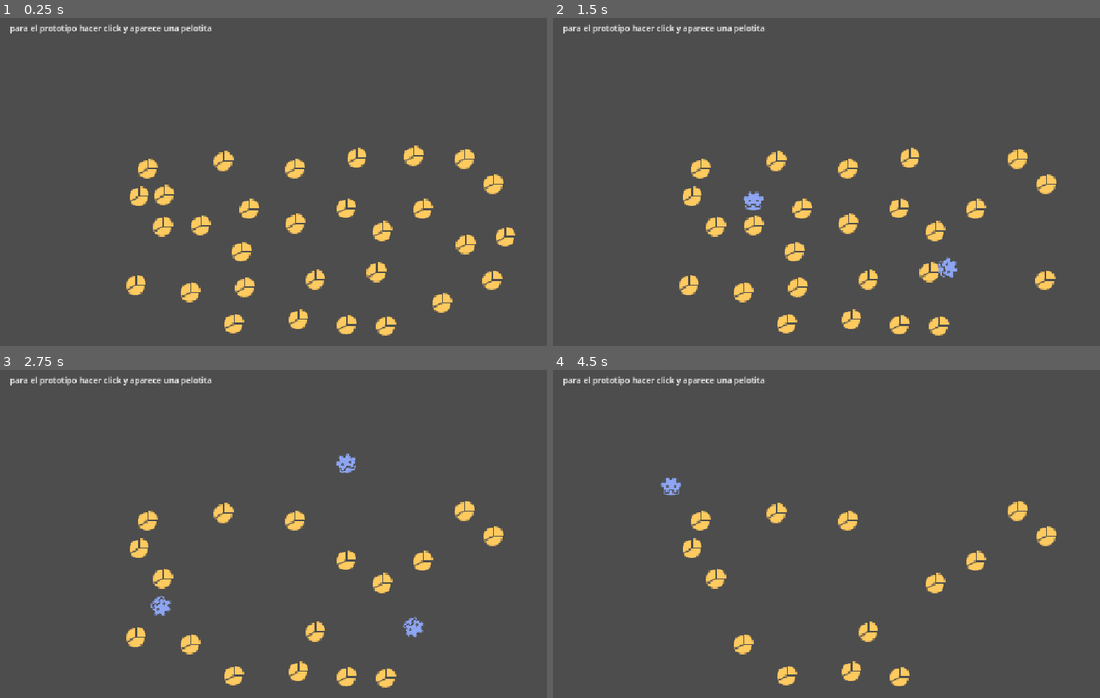
Above: before the commit, frames 1-4 (two rows, left to right).
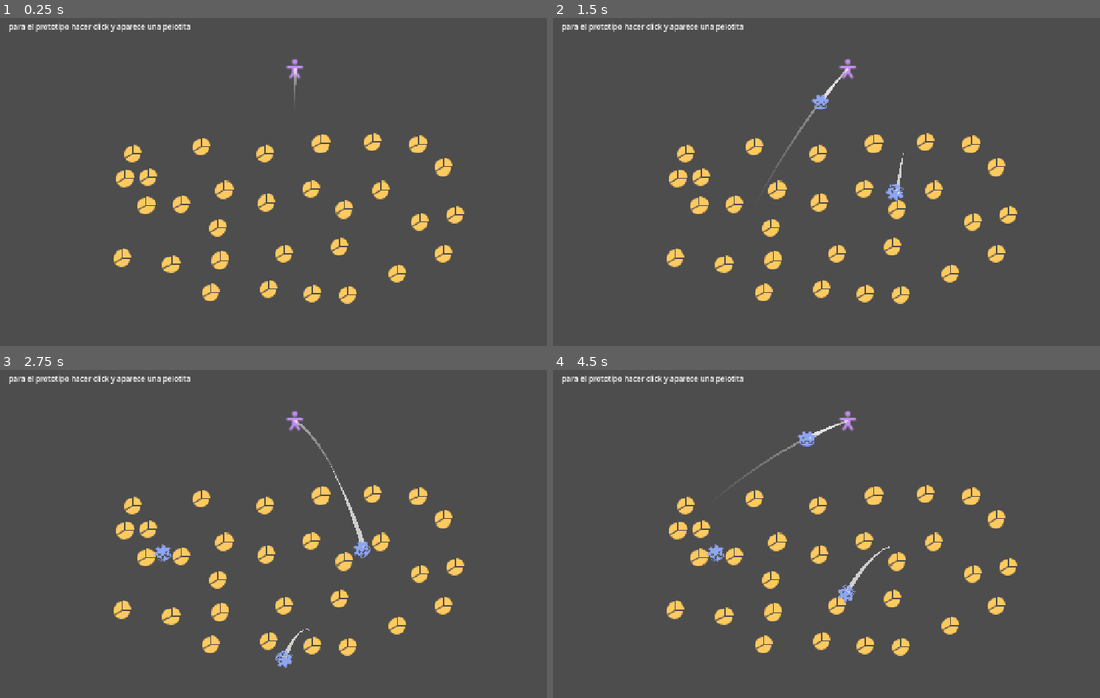
Above: after the commit, the same moments.

Repository: Markynico/LUJ-2026
Game: Godot game, scene res://escenas/prueba_escena.tscn
The game is run twice, just before and just after one commit, with the same random seed, the same clock (stepped at 60 frames per second) and the same inputs.
Inputs (mouse positions are in pixels of both pictures, inside the frame that each line leads up to):
- Up to frame 1 (0.25 s): no input
- Up to frame 2 (1.5 s): tap Y at 0.5, 1.25 s; move the mouse to (979, 162) at 0.52 s; click (979, 162) at 0.6 s; move the mouse to (728, 195) at 1.27 s; click (728, 195) at 1.35 s
- Up to frame 3 (2.75 s): tap Y at 2 s; move the mouse to (355, 458) at 2.02 s; click (355, 458) at 2.1 s
- Up to frame 4 (4.5 s): tap Y at 2.75, 3.5, 4.25 s; move the mouse to (821, 599) at 2.77 s; click (821, 599) at 2.85 s; move the mouse to (1023, 583) at 3.52 s; click (1023, 583) at 3.6 s; move the mouse to (673, 481) at 4.27 s; click (673, 481) at 4.35 s

The runs differ from the first frame. In frame 1, 8.8% of the frame differs, in the area x 1-95%, y 1-97%; in frame 2, 8.6%; in frame 3, 7.7%; in frame 4, 7.2%.

Commit message:
estela movimiento, trayectoria y base de resources para pelotitas

Diff:
--- /dev/null
+++ b/luj-2026/escenas/bola_de_pelos.tscn
@@ -0,0 +1,37 @@
+[gd_scene format=3 uid="uid://dccnge8bwnhmv"]
+
+[ext_resource type="Script" uid="uid://7uwexjujii6u" path="res://scripts/bola_de_pelos.gd" id="1_q2vq6"]
+[ext_resource type="Resource" uid="uid://douq6aja55n77" path="res://scripts/pelotitas_custom/espejito1.tres" id="2_rguhl"]
+[ext_resource type="Texture2D" uid="uid://bsk14c2sew84m" path="res://iconos_custom/gobot.svg" id="2_unop5"]
+[ext_resource type="AudioStream" uid="uid://c6rjkabpuu3sj" path="res://sonidos/sonido_pop.wav" id="3_unop5"]
+[ext_resource type="PackedScene" uid="uid://dmexovyecfyo4" path="res://escenas/componentes/estela_movimiento.tscn" id="4_tra1g"]
+
+[sub_resource type="CircleShape2D" id="CircleShape2D_37ege"]
+radius = 19.026299
+
+[node name="BolaDePelos" type="RigidBody2D" unique_id=660631560 node_paths=PackedStringArray("audio", "estela_movimiento")]
+z_index = 1
+contact_monitor = true
+max_contacts_reported = 2
+script = ExtResource("1_q2vq6")
+audio = NodePath("AudioRebote")
+tipo_pelotita = ExtResource("2_rguhl")
+estela_movimiento = NodePath("EstelaMovimiento")
+
+[node name="Sprite2D" type="Sprite2D" parent="." unique_id=1381481664]
+texture_filter = 1
+scale = Vector2(2.5, 2.5)
+texture = ExtResource("2_unop5")
+
+[node name="CollisionShape2D" type="CollisionShape2D" parent="." unique_id=1988233965]
+shape = SubResource("CircleShape2D_37ege")
+
+[node name="AudioRebote" type="AudioStreamPlayer" parent="." unique_id=787173903]
+unique_name_in_owner = true
+stream = ExtResource("3_unop5")
+volume_db = -0.5
+
+[node name="EstelaMovimiento" parent="." unique_id=817457491 node_paths=PackedStringArray("body") instance=ExtResource("4_tra1g")]
+body = NodePath("..")
+
+[connection signal="body_shape_entered" from="." to="." method="_on_body_shape_entered"]
--- /dev/null
+++ b/luj-2026/escenas/componentes/disparador_pelotita.tscn
@@ -0,0 +1,17 @@
+[gd_scene format=3 uid="uid://brhfmi38jresg"]
+
+[ext_resource type="Script" uid="uid://de507lqpxv4vx" path="res://scripts/disparador_pelotita.gd" id="1_k5sp8"]
+[ext_resource type="PackedScene" uid="uid://dccnge8bwnhmv" path="res://escenas/bola_de_pelos.tscn" id="2_of528"]
+[ext_resource type="Texture2D" uid="uid://copta8wcxywct" path="res://iconos_custom/person_body.svg" id="3_of528"]
+[ext_resource type="PackedScene" uid="uid://bmqhpq2y5tv2w" path="res://escenas/componentes/trayectoria_disparo.tscn" id="4_c1g5h"]
+
+[node name="DisparadorPelotita" type="Node2D" unique_id=1250010144]
+script = ExtResource("1_k5sp8")
+escena_pelotita_prueba = ExtResource("2_of528")
+
+[node name="Sprite2D" type="Sprite2D" parent="." unique_id=769145456]
+scale = Vector2(3, 3)
+texture = ExtResource("3_of528")
+
+[node name="TrayectoriaDisparo" parent="." unique_id=2096489121 node_paths=PackedStringArray("disparador") instance=ExtResource("4_c1g5h")]
+disparador = NodePath("..")
--- /dev/null
+++ b/luj-2026/escenas/componentes/estela_movimiento.tscn
@@ -0,0 +1,17 @@
+[gd_scene format=3 uid="uid://dmexovyecfyo4"]
+
+[ext_resource type="Script" uid="uid://cs0857v0ve0tm" path="res://scripts/estela_movimiento.gd" id="1_l8ec8"]
+
+[sub_resource type="Curve" id="Curve_tra1g"]
+_data = [Vector2(0, 0), 0.0, 0.0, 0, 0, Vector2(1, 1), 0.0, 0.0, 0, 0]
+point_count = 2
+
+[sub_resource type="Gradient" id="Gradient_tra1g"]
+offsets = PackedFloat32Array(0.6234568, 1)
+colors = PackedColorArray(1, 1, 1, 1, 1, 1, 1, 0)
+
+[node name="EstelaMovimiento" type="Line2D" unique_id=817457491]
+width_curve = SubResource("Curve_tra1g")
+default_color = Color(1, 1, 1, 0.7294118)
+gradient = SubResource("Gradient_tra1g")
+script = ExtResource("1_l8ec8")
--- /dev/null
+++ b/luj-2026/escenas/componentes/trayectoria_disparo.tscn
@@ -0,0 +1,19 @@
+[gd_scene format=3 uid="uid://bmqhpq2y5tv2w"]
+
+[ext_resource type="Script" uid="uid://b580vvptmr04r" path="res://scripts/trayectoria_disparo.gd" id="1_6vpaq"]
+
+[sub_resource type="Curve" id="Curve_6vpaq"]
+_data = [Vector2(0, 1), 0.0, 0.0, 0, 0, Vector2(1, 0), 0.0, 0.0, 0, 0]
+point_count = 2
+
+[sub_resource type="Gradient" id="Gradient_6vpaq"]
+offsets = PackedFloat32Array(0, 0.43209878)
+colors = PackedColorArray(1, 1, 1, 0.56078434, 1, 1, 1, 0)
+
+[node name="TrayectoriaDisparo" type="Line2D" unique_id=2096489121]
+closed = true
+width = 5.0
+width_curve = SubResource("Curve_6vpaq")
+default_color = Color(1, 1, 1, 0.4117647)
+gradient = SubResource("Gradient_6vpaq")
+script = ExtResource("1_6vpaq")
--- a/luj-2026/escenas/pelotita_estatica_prueba.tscn
+++ b/luj-2026/escenas/pelotita_estatica_prueba.tscn
@@ -1,14 +1,12 @@
 [gd_scene format=3 uid="uid://dy3jqoayfdkwm"]
 
 [ext_resource type="Texture2D" uid="uid://t22vju8kwtq7" path="res://iconos_custom/pie_chart.svg" id="1_dpe3i"]
-[ext_resource type="Script" uid="uid://c2tmnndlvd5mq" path="res://scripts/pelotita_estatica_prueba.gd" id="1_us7wx"]
 [ext_resource type="AudioStream" uid="uid://c6rjkabpuu3sj" path="res://sonidos/sonido_pop.wav" id="3_231nb"]
 
 [sub_resource type="CircleShape2D" id="CircleShape2D_37ege"]
 radius = 20.0
 
 [node name="Pelotita_estatica_prueba" type="StaticBody2D" unique_id=142733400]
-script = ExtResource("1_us7wx")
 
 [node name="Sprite2D" type="Sprite2D" parent="." unique_id=20603333]
 texture_filter = 1
--- a/luj-2026/escenas/pelotita_prueba.tscn
+++ /dev/null
@@ -1,29 +0,0 @@
-[gd_scene format=3 uid="uid://81pksmc2o65u"]
-
-[ext_resource type="Script" uid="uid://bth3a2osj35la" path="res://scripts/pelotita_prueba.gd" id="1_76w8x"]
-[ext_resource type="Texture2D" uid="uid://bsk14c2sew84m" path="res://iconos_custom/gobot.svg" id="1_pbm23"]
-[ext_resource type="AudioStream" uid="uid://c6rjkabpuu3sj" path="res://sonidos/sonido_pop.wav" id="3_5mc1e"]
-
-[sub_resource type="CircleShape2D" id="CircleShape2D_37ege"]
-radius = 20.024984
-
-[node name="PelotitaPrueba" type="RigidBody2D" unique_id=377859241 node_paths=PackedStringArray("audio")]
-contact_monitor = true
-max_contacts_reported = 2
-script = ExtResource("1_76w8x")
-audio = NodePath("AudioStreamPlayer")
-
-[node name="Sprite2D" type="Sprite2D" parent="." unique_id=1018014930]
-texture_filter = 1
-scale = Vector2(2.625, 2.625)
-texture = ExtResource("1_pbm23")
-
-[node name="CollisionShape2D" type="CollisionShape2D" parent="." unique_id=1942622493]
-shape = SubResource("CircleShape2D_37ege")
-
-[node name="AudioStreamPlayer" type="AudioStreamPlayer" parent="." unique_id=1975924498]
-unique_name_in_owner = true
-stream = ExtResource("3_5mc1e")
-volume_db = -0.5
-
-[connection signal="body_shape_entered" from="." to="." method="_on_body_shape_entered"]
--- a/luj-2026/escenas/prueba_escena.tscn
+++ b/luj-2026/escenas/prueba_escena.tscn
@@ -1,16 +1,12 @@
 [gd_scene format=3 uid="uid://dmc7utikh5oir"]
 
-[ext_resource type="Script" uid="uid://wyd6ylcfv1ua" path="res://scripts/script_para_guardar_github.gd" id="1_x6dlq"]
-[ext_resource type="Script" uid="uid://de507lqpxv4vx" path="res://scripts/instanciador_pelotita_prueba.gd" id="2_4lvbr"]
-[ext_resource type="PackedScene" uid="uid://81pksmc2o65u" path="res://escenas/pelotita_prueba.tscn" id="3_jn8va"]
+[ext_resource type="PackedScene" uid="uid://brhfmi38jresg" path="res://escenas/componentes/disparador_pelotita.tscn" id="2_jn8va"]
 [ext_resource type="PackedScene" uid="uid://dy3jqoayfdkwm" path="res://escenas/pelotita_estatica_prueba.tscn" id="4_qjisj"]
 
 [node name="PRUEBA_ESCENA" type="Node2D" unique_id=1045362644]
-script = ExtResource("1_x6dlq")
 
-[node name="InstanciadorPelotita" type="Node" parent="." unique_id=468983718]
-script = ExtResource("2_4lvbr")
-escena_pelotita_prueba = ExtResource("3_jn8va")
+[node name="DisparadorPelotita" parent="." unique_id=59303478 instance=ExtResource("2_jn8va")]
+position = Vector2(639, 118)
 
 [node name="Label" type="Label" parent="." unique_id=1049854138]
 offset_left = 19.0
--- a/luj-2026/iconos_custom/bot.svg
+++ /dev/null
@@ -1 +0,0 @@
-<svg xmlns="http://www.w3.org/2000/svg" width="16" height="16" fill="none" viewBox="0 0 16 16"><path fill="#e0e0e0" d="M8 0a1 1 0 0 1 .5 1.864V4H11a2 2 0 0 1 2 2v6a2 2 0 0 1-2 2H5a2 2 0 0 1-2-2V6a2 2 0 0 1 2-2h2.5V1.864A.998.998 0 0 1 8 0M5 10v2h6v-2zm.5-4a1.5 1.5 0 1 0 0 3 1.5 1.5 0 0 0 0-3m5 0a1.5 1.5 0 1 0 0 3 1.5 1.5 0 0 0 0-3M1.5 7a.5.5 0 0 1 .5.5v3a.5.5 0 0 1-1 0v-3a.5.5 0 0 1 .5-.5M14.5 7a.5.5 0 0 1 .5.5v3a.5.5 0 0 1-1 0v-3a.5.5 0 0 1 .5-.5"/></svg>
--- a/luj-2026/iconos_custom/human.svg
+++ /dev/null
@@ -1 +0,0 @@
-<svg xmlns="http://www.w3.org/2000/svg" width="16" height="16" fill="none" viewBox="0 0 16 16"><path fill="#ffca5f" d="M10.895 12.447A2 2 0 0 1 12 14.237V15H4v-.764a2 2 0 0 1 1.105-1.789L6 12h4zM10 1a3 3 0 0 1 3 3v2a1 1 0 0 1 .102 1.995L13 8l-.004.154A3 3 0 0 1 10 11H6a3 3 0 0 1-2.996-2.846L3 8l-.103-.005A1 1 0 0 1 3 6V4a3 3 0 0 1 3-3zM6 8a2 2 0 1 0 4 0H9a1 1 0 0 1-2 0zm-.5-3a.5.5 0 0 0-.5.5v1a.5.5 0 0 0 1 0v-1a.5.5 0 0 0-.5-.5m5 0a.5.5 0 0 0-.5.5v1a.5.5 0 0 0 1 0v-1a.5.5 0 0 0-.5-.5"/></svg>
--- a/luj-2026/iconos_custom/joypad.svg
+++ /dev/null
@@ -1 +0,0 @@
-<svg xmlns="http://www.w3.org/2000/svg" width="16" height="16" fill="none" viewBox="0 0 16 16"><path fill="#ffca5f" d="M14 3a2 2 0 0 1 2 2v6a2 2 0 0 1-2 2H2a2 2 0 0 1-2-2V5a2 2 0 0 1 2-2zM3 5v2H1v2h2v2h2V9h2V7H5V5zm9 4a1 1 0 1 0 0 2 1 1 0 0 0 0-2m-2-2a1 1 0 1 0 0 2 1 1 0 0 0 0-2m4 0a1 1 0 1 0 0 2 1 1 0 0 0 0-2m-2-2a1 1 0 1 0 0 2 1 1 0 0 0 0-2"/></svg>
--- a/luj-2026/iconos_custom/maquina_de_estados.svg
+++ /dev/null
@@ -1 +0,0 @@
-<svg xmlns="http://www.w3.org/2000/svg" width="16" height="16" fill="none" viewBox="0 0 16 16"><path fill="#c38ef1" d="M15 9a1 1 0 0 1 1 1v4a1 1 0 0 1-1 1h-4a1 1 0 0 1-1-1v-4a1 1 0 0 1 1-1zM9.004 9.922Q9 9.96 9 10v2.48l-2.151-1.72c.096-.235.151-.49.151-.76V8.318zM5 5a1 1 0 0 1 1 1v4a1 1 0 0 1-1 1H1a1 1 0 0 1-1-1V6a1 1 0 0 1 1-1zM9 6q.001.04.004.077L7 7.681V6c0-.27-.055-.526-.151-.76L9 3.518zM15 1a1 1 0 0 1 1 1v4a1 1 0 0 1-1 1h-4a1 1 0 0 1-1-1V2a1 1 0 0 1 1-1z"/></svg>
--- /dev/null
+++ b/luj-2026/iconos_custom/sphere.svg
@@ -0,0 +1 @@
+<svg xmlns="http://www.w3.org/2000/svg" width="16" height="16" fill="none" viewBox="0 0 16 16"><path fill="#ffca5f" d="M8 1a7 7 0 1 1 0 14A7 7 0 0 1 8 1m-.343 2.414c-.78-.781-2.364-.464-3.536.707-1.171 1.172-1.488 2.755-.707 3.536s2.365.465 3.536-.707c1.172-1.171 1.488-2.755.707-3.536"/></svg>
--- a/luj-2026/project.godot
+++ b/luj-2026/project.godot
@@ -17,6 +17,8 @@
 
 [display]
 
+window/size/viewport_width=1280
+window/size/viewport_height=720
 window/stretch/mode="canvas_items"
 window/stretch/aspect="expand"
 
@@ -25,7 +27,9 @@
 folder_colors={
 "res://assets/": "blue",
 "res://escenas/": "green",
-"res://iconos_custom/": "yellow"
+"res://iconos_custom/": "yellow",
+"res://scripts/": "purple",
+"res://sonidos/": "teal"
 }
 
 [input]
--- /dev/null
+++ b/luj-2026/scripts/bola_de_pelos.gd
@@ -0,0 +1,27 @@
+@icon("res://iconos_custom/sphere.svg")
+class_name BolaDePelos
+extends RigidBody2D
+
+@export var fuerza_rebote : float = 350 #TODO, por ahora existe aca pero podria ser una propiedad del objeto en el cual rebota
+@export var audio : AudioStreamPlayer
+@export var tipo_pelotita : PelotitaBase
+@export var estela_movimiento : EstelaMovimiento
+
+func _ready() -> void:
+	estela_movimiento.set_color_estela(tipo_pelotita.colores_estela)
+
+func _on_body_shape_entered(body_rid: RID, body: Node, body_shape_index: int, local_shape_index: int) -> void:
+	if body is BolaDePelos: #evito rebote con otras bolas de pelos
+		return
+	tipo_pelotita.impactar_con_objeto(self, body)
+	#impactar_con_objeto(body)
+
+func impactar_con_objeto(objeto : Node):
+	#por ahora se ejecuta el rebote clasico, pero aca meteria la logica para hacer ejecutar
+	#el efecto de impacto segun la pelotita q sea
+	#tipo_pelotita.impacto_con_objeto(objeto) algo asi seria
+	var normal = global_position.direction_to(objeto.global_position)
+	#var fuerza = objeto.get_fuerza_rebote() ?? idea
+	apply_central_impulse(-normal * fuerza_rebote)
+	audio.play()
+	objeto.queue_free()
--- /dev/null
+++ b/luj-2026/scripts/disparador_pelotita.gd
@@ -0,0 +1,22 @@
+@icon("res://iconos_custom/tap.svg")
+class_name DisparadorPelotita
+extends Node2D
+
+@export var escena_pelotita_prueba : PackedScene
+##multiplicador de fuerza que se aplica para empujar la pelotita, se usa para multiplicar a la velocidad inicial (velocidad inicial se da por que tan lejos esta el mouse del michi)
+@export var fuerza_disparo : float = 2.0
+var velocidad_inicial : Vector2
+var posicion_mouse : Vector2
+#var gravedad = ProjectSettings.get_setting("physics/2d/default_gravity") arreglarrrr
+
+func _input(event: InputEvent) -> void:
+	if event is InputEventMouseMotion:
+		#esta moviendo el mouse
+		#posicion_mouse = get_viewport().get_mouse_position()
+		posicion_mouse = get_global_mouse_position()
+		velocidad_inicial = (global_position - posicion_mouse) * fuerza_disparo #no lo normalizo para q justamente dispare mas fuerte si el mouse esta lejos
+	if Input.is_action_just_pressed("click_izq"):
+		var instancia : BolaDePelos = escena_pelotita_prueba.instantiate()
+		add_child(instancia)
+		#instancia.global_position = posicion_mouse
+		instancia.apply_impulse(-velocidad_inicial)
--- /dev/null
+++ b/luj-2026/scripts/estela_movimiento.gd
@@ -0,0 +1,21 @@
+class_name EstelaMovimiento
+extends Line2D
+
+##distancia maxima de la estela de movimiento, a mayor valor mas larga es la estela
+@export var distancia_maxima: float = 25.0
+@export var body: BolaDePelos
+
+func _ready() -> void:
+	set_as_top_level(true)
+
+func set_color_estela(gradiente : Gradient):
+	gradient = gradiente
+
+func _physics_process(_delta: float) -> void:
+	if not body:
+		return
+
+	add_point(body.global_position)
+
+	if points.size() > distancia_maxima:
+		remove_point(0)
--- a/luj-2026/scripts/instanciador_pelotita_prueba.gd
+++ /dev/null
@@ -1,10 +0,0 @@
-@icon("res://iconos_custom/tap.svg")
-extends Node
-
-@export var escena_pelotita_prueba : PackedScene
-
-func _input(event: InputEvent) -> void:
-	if Input.is_action_just_pressed("click_izq"):
-		var instancia : Node2D = escena_pelotita_prueba.instantiate()
-		add_child(instancia)
-		instancia.global_position = get_viewport().get_mouse_position()
--- a/luj-2026/scripts/pelotita_estatica_prueba.gd
+++ /dev/null
@@ -1 +0,0 @@
-extends StaticBody2D
--- a/luj-2026/scripts/pelotita_prueba.gd
+++ /dev/null
@@ -1,13 +0,0 @@
-extends RigidBody2D
-
-@export var fuerza_rebote : float = 350
-@export var audio : AudioStreamPlayer
-
-
-func _on_body_shape_entered(body_rid: RID, body: Node, body_shape_index: int, local_shape_index: int) -> void:
-	if body is RigidBody2D:
-		return
-	var normal = global_position.direction_to(body.global_position)
-	apply_central_impulse(-normal * fuerza_rebote)
-	audio.play()
-	body.queue_free()
--- /dev/null
+++ b/luj-2026/scripts/pelotitas_custom/espejito1.tres
@@ -0,0 +1,7 @@
+[gd_resource type="Resource" script_class="PelotitaEspejismo" format=3 uid="uid://douq6aja55n77"]
+
+[ext_resource type="Script" uid="uid://oyp7vfsbtov4" path="res://scripts/pelotitas_custom/pelotita_espejismo.gd" id="1_cr1et"]
+
+[resource]
+script = ExtResource("1_cr1et")
+metadata/_custom_type_script = "uid://oyp7vfsbtov4"
--- /dev/null
+++ b/luj-2026/scripts/pelotitas_custom/pelotita1.tres
@@ -0,0 +1,13 @@
+[gd_resource type="Resource" script_class="PelotitaBase" format=3 uid="uid://k56qc5prhw3"]
+
+[ext_resource type="Script" uid="uid://c7ogyqxnq7236" path="res://scripts/pelotitas_custom/pelotita_base.gd" id="1_28o7q"]
+
+[sub_resource type="Gradient" id="Gradient_28o7q"]
+offsets = PackedFloat32Array(0.5744681, 1)
+colors = PackedColorArray(0, 0.63003486, 0.54843795, 1, 1, 0.5981346, 0.91096276, 1)
+
+[resource]
+script = ExtResource("1_28o7q")
+colores_estela = SubResource("Gradient_28o7q")
+fuerza_rebote = 20.0
+metadata/_custom_type_script = "uid://c7ogyqxnq7236"
--- /dev/null
+++ b/luj-2026/scripts/pelotitas_custom/pelotita2.tres
@@ -0,0 +1,12 @@
+[gd_resource type="Resource" script_class="PelotitaBase" format=3 uid="uid://cdkd5sdqylel"]
+
+[ext_resource type="Script" uid="uid://c7ogyqxnq7236" path="res://scripts/pelotitas_custom/pelotita_base.gd" id="1_ddhdq"]
+
+[sub_resource type="Gradient" id="Gradient_fwkfv"]
+offsets = PackedFloat32Array(0, 0.61170214)
+colors = PackedColorArray(0.92941177, 0, 0, 1, 0, 0.74339545, 0.7433953, 1)
+
+[resource]
+script = ExtResource("1_ddhdq")
+colores_estela = SubResource("Gradient_fwkfv")
+metadata/_custom_type_script = "uid://c7ogyqxnq7236"
--- /dev/null
+++ b/luj-2026/scripts/pelotitas_custom/pelotita_base.gd
@@ -0,0 +1,21 @@
+class_name PelotitaBase
+extends Resource
+
+##textura o sprite de la pelotita
+@export var textura : Texture2D
+##colores para la estela q deja la pelotita al moverse
+@export var colores_estela : Gradient
+@export var cantidad_rebotes : int
+@export var fuerza_rebote : float
+
+##Funcion q despues las demas pelotitas van a sobrescribir aplicando sus propios efectos, rebotes, y demas [br]
+##Se llama a la funcion cuando la pelotita impacte con algo
+func impactar_con_objeto(pelotita : BolaDePelos ,objeto_a_impactar : Node2D):
+	#rebote_simple(pelotita, objeto_a_impactar) #asi se usaria si queremos q la pelotita al impactar simplemente rebote y nada mas
+	pass
+
+##no es necesario que se sobre escriba, pero la dejo aca por si queremos evitar escribir mil veces la misma funcion para un simple rebote
+func rebote_simple(pelotita : BolaDePelos ,objeto_a_impactar : Node2D):
+	var normal = pelotita.global_position.direction_to(objeto_a_impactar.global_position)
+	#var fuerza = objeto.get_fuerza_rebote() ?? idea
+	pelotita.apply_central_impulse(-normal * fuerza_rebote)
--- /dev/null
+++ b/luj-2026/scripts/pelotitas_custom/pelotita_espejismo.gd
@@ -0,0 +1,15 @@
+class_name PelotitaEspejismo
+extends PelotitaBase
+
+#probando pelotitas con efectos propios
+
+var contador_impactos : int = 0
+var pelotita_duplicada : bool = false
+
+func impactar_con_objeto(pelotita : BolaDePelos ,objeto_a_impactar : Node2D): #probando
+	contador_impactos += 1
+	if contador_impactos >2 and not pelotita_duplicada:
+		print("DUPLICAR PELOTITA")
+		var nueva_pelotita : BolaDePelos = pelotita.duplicate()
+		pelotita.add_child(nueva_pelotita) #ta malisimo esto pero era pa probar
+		pelotita_duplicada = true
--- a/luj-2026/scripts/script_para_guardar_github.gd
+++ /dev/null
@@ -1 +0,0 @@
-extends Node2D
--- /dev/null
+++ b/luj-2026/scripts/trayectoria_disparo.gd
@@ -0,0 +1,20 @@
+class_name TrayectoriaDisparo
+extends Line2D
+
+@export var disparador : DisparadorPelotita
+@export var distancia_maxima: float = 25.0
+@export var intervalo: float = 0.05
+
+func _physics_process(delta: float) -> void:
+	dibujar_trayectoria()
+
+
+func dibujar_trayectoria():
+	clear_points()
+	var posicion_inicial := disparador.global_position
+	var velocidad_inicial := -disparador.velocidad_inicial
+	for i in 10: #probando
+		var tiempo := i * intervalo
+		var posicion = (posicion_inicial+ velocidad_inicial * tiempo+ 0.5 * Vector2(0,980) * tiempo * tiempo)
+		var posicion_local = to_local(posicion)
+		add_point(posicion_local)
Not shown, removed: luj-2026/iconos_custom/human.svg.import
Not shown, removed: luj-2026/iconos_custom/joypad.svg.import
Not shown, removed: luj-2026/iconos_custom/maquina_de_estados.svg.import
Not shown, changed: luj-2026/iconos_custom/sphere.svg.import
Not shown, added: luj-2026/scripts/bola_de_pelos.gd.uid
Renamed: luj-2026/scripts/instanciador_pelotita_prueba.gd.uid -> luj-2026/scripts/disparador_pelotita.gd.uid
Not shown, added: luj-2026/scripts/estela_movimiento.gd.uid
Not shown, removed: luj-2026/scripts/pelotita_estatica_prueba.gd.uid
Not shown, removed: luj-2026/scripts/pelotita_prueba.gd.uid
Not shown, added: luj-2026/scripts/pelotitas_custom/pelotita_base.gd.uid
Not shown, added: luj-2026/scripts/pelotitas_custom/pelotita_espejismo.gd.uid
Not shown, removed: luj-2026/scripts/script_para_guardar_github.gd.uid
(and 1 more such lines)
